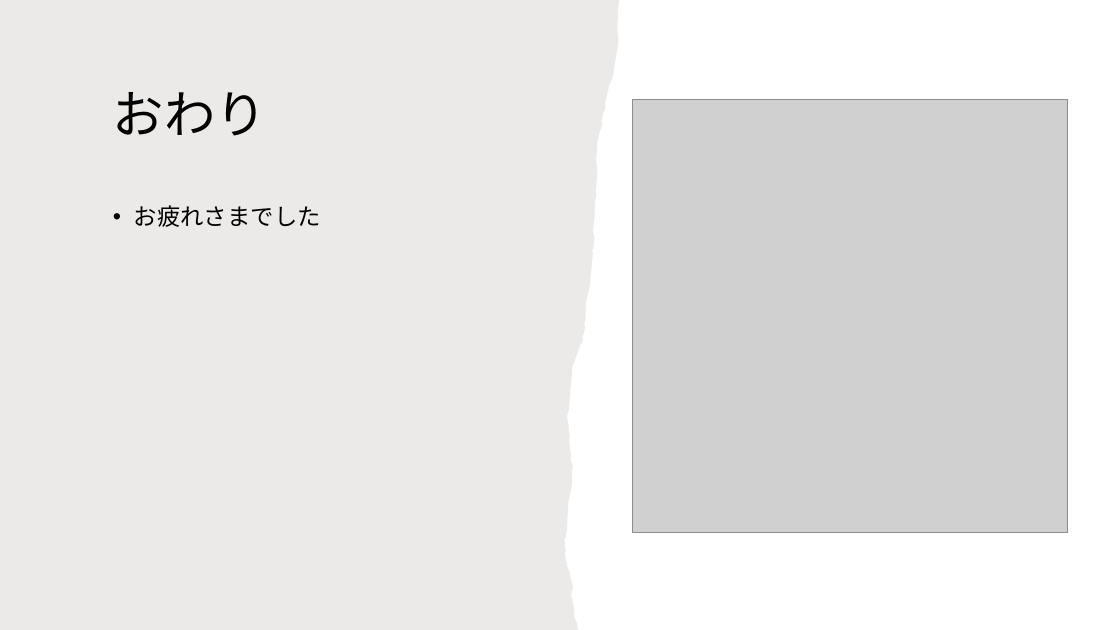
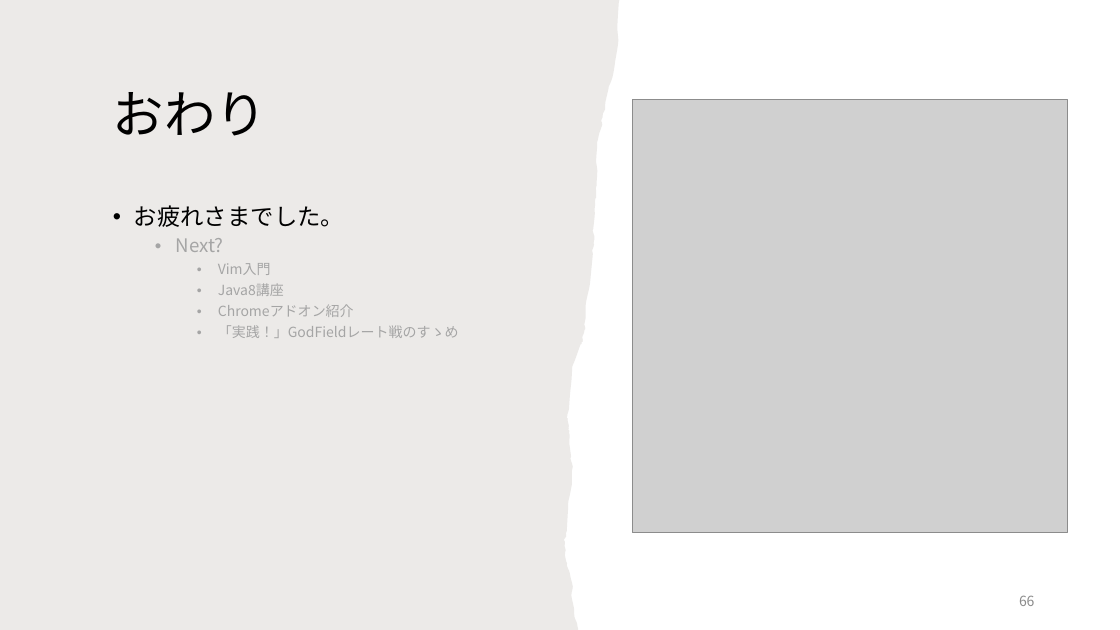
Before and after one commit to maru0519/git-edu, a slide deck: slide 66 of siryou.pptx (slide 64 before the commit). Drawn at 1120x630 pixels with LibreOffice and Linux fonts; fonts in the diff are those of the drawing; grey boxes stand for pictures. Boxes give left, top, right and bottom in pixels: in the first picture for what was removed or moved away, otherwise in the second. Text is boxed around its words. In the diff, an @@ line names an element or a change of style, - is before the commit and + after.

```diff
--- a/siryou.pptx
+++ b/siryou.pptx
@@ text at (134, 205, 459, 338): text changed; size 20 to 12 pt; text colour #000000 to #A5A5A5 @@
-• お疲れさまでした
+• お疲れさまでした。
+  • Next?
+    • Vim入門
+    • Java8講座
+    • Chromeアドオン紹介
+    • 「実践！」GodFieldレート戦のすゝめ
@@ page number added at (1019, 595, 1035, 606), 12 pt, text #8C8C8C @@
+66
```
Also in this commit, not shown: 63 other slides changed, 3 slides added, 1 slide removed.
